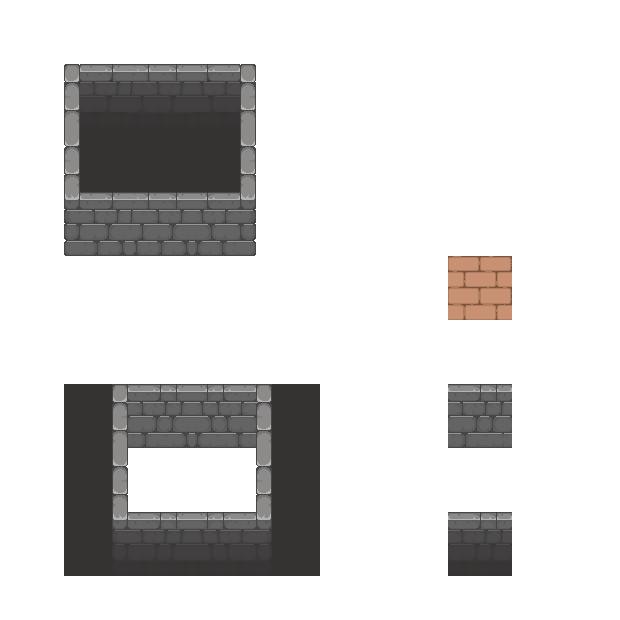
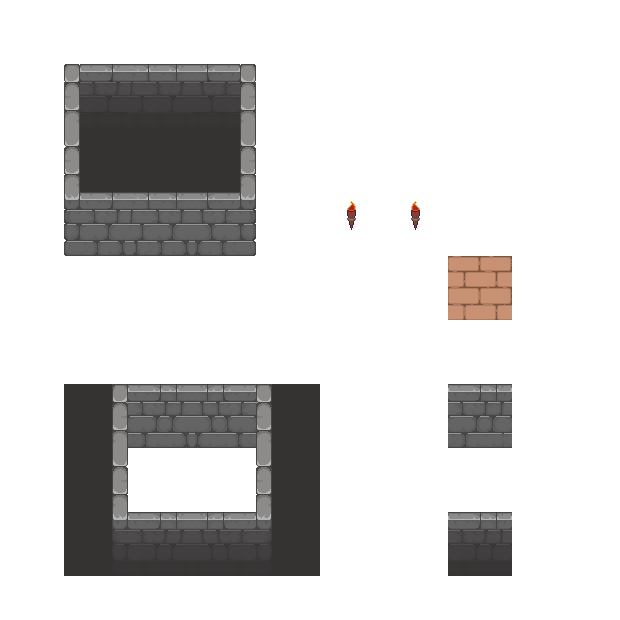
Comparing the layer stacks of the two (620, 620) images. Changes:
added layer "Torch2" in group "Main Tiles 1" over 411, 201, 420, 230
added layer "Torch1" in group "Main Tiles 1" over 347, 201, 356, 230
